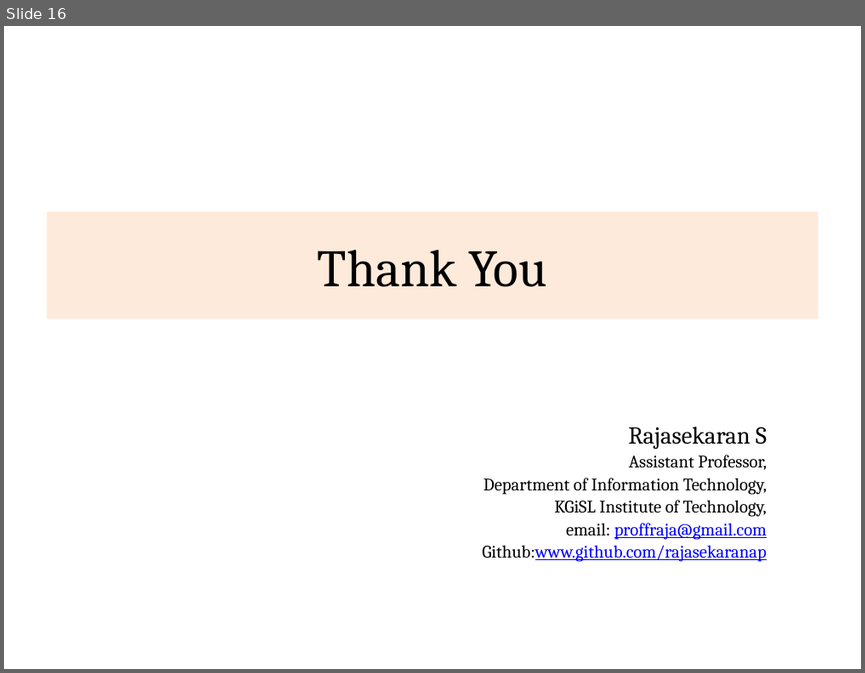
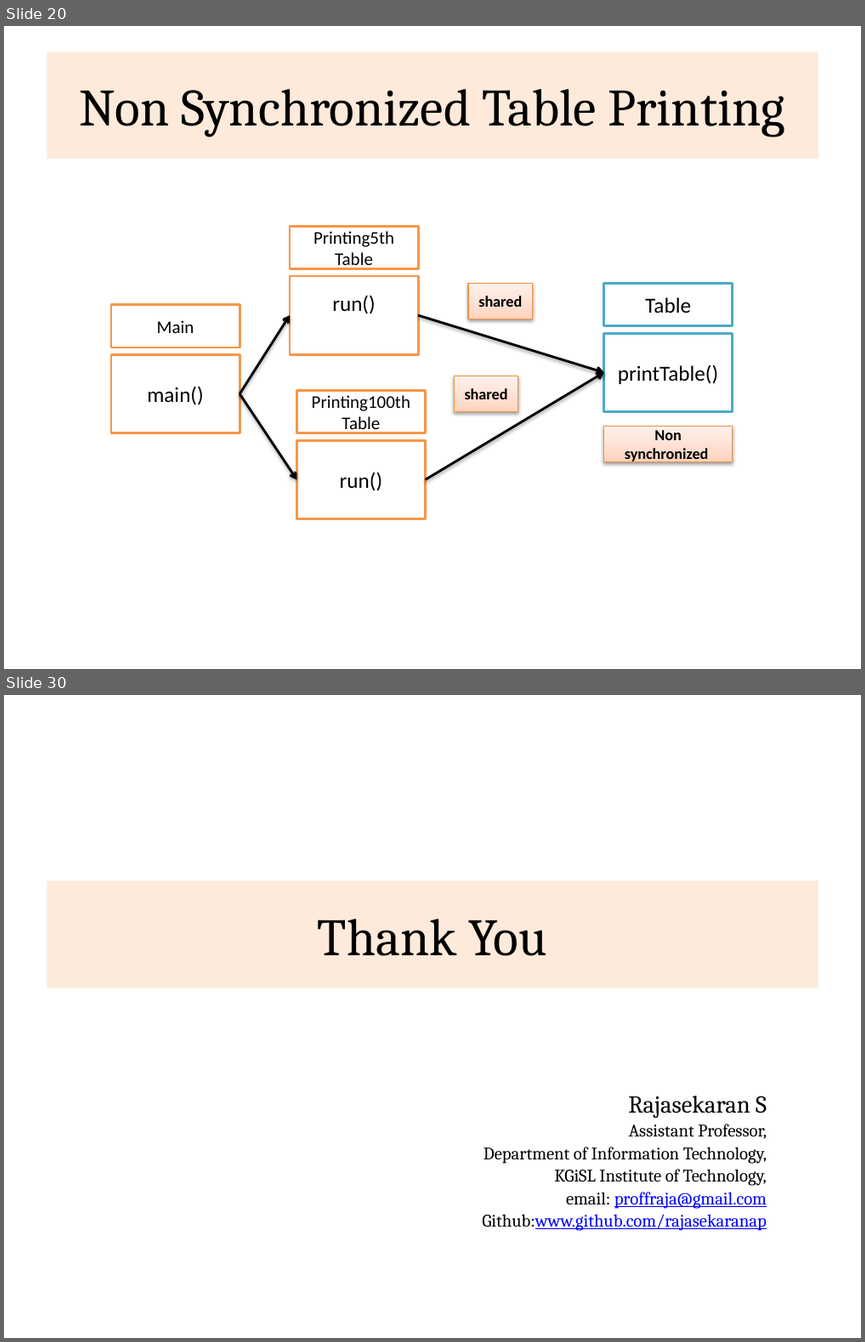
Before and after one commit to rajasekaran36/CS8392-OOPS, a slide deck: Slides/Unit 4/CS8392-U4-Multithreading.pptx. Shown one above the other, each under a label of ours: slide 16 before the commit, slides 20 and 30 after it; the slides between them are not shown. The pictures are 865x673 and 865x1342 pixels, drawn with LibreOffice and Linux fonts; fonts in the diff are those of the drawing. Boxes give left, top, right and bottom in pixels: in the first picture for what was removed or moved away, otherwise in the second. Text is boxed around its words. In the diff, an @@ line names an element or a change of style, - is before the commit and + after.

```diff
--- a/Slides/Unit 4/CS8392-U4-Multithreading.pptx
+++ b/Slides/Unit 4/CS8392-U4-Multithreading.pptx
@@ slide 20 added at bbox=[4, 26, 861, 669], background #FFFFFF @@
@@ title added at bbox=[46, 52, 818, 159], fill #FDEADA, 44 pt, text #000000 @@
+Non Synchronized Table Printing
@@ rectangle added at bbox=[290, 226, 418, 268], fill #FFFFFF, outline #F79646 2 pt, 15 pt, text #000000 @@
+Printing5th Table
@@ rectangle added at bbox=[290, 276, 418, 355], fill #FFFFFF, outline #F79646 2 pt, 18 pt, text #000000 @@
+run()
@@ rectangle added at bbox=[111, 305, 239, 347], fill #FFFFFF, outline #F79646 2 pt, 15 pt, text #000000 @@
+Main
@@ rectangle added at bbox=[468, 283, 533, 319], fill gradient #FFD2BD to #FFDED0 to #FFF2ED, outline #F69240 0.75 pt, 13 pt, text #000000, bold @@
+shared
@@ rectangle added at bbox=[604, 283, 732, 326], fill #FFFFFF, outline #4BACC6 2 pt, 18 pt, text #000000 @@
+Table
@@ arrow added from (239, 393) to (290, 316), #000000 2 pt @@
@@ arrow added from (418, 316) to (604, 372), #000000 2 pt @@
@@ rectangle added at bbox=[111, 354, 239, 433], fill #FFFFFF, outline #F79646 2 pt, 18 pt, text #000000 @@
+main()
@@ rectangle added at bbox=[604, 333, 732, 412], fill #FFFFFF, outline #4BACC6 2 pt, 18 pt, text #000000 @@
+printTable()
@@ arrow added from (426, 479) to (604, 372), #000000 2 pt @@
@@ rectangle added at bbox=[454, 375, 518, 412], fill gradient #FFD2BD to #FFDED0 to #FFF2ED, outline #F69240 0.75 pt, 13 pt, text #000000, bold @@
+shared
@@ arrow added from (239, 393) to (297, 479), #000000 2 pt @@
@@ rectangle added at bbox=[297, 390, 426, 433], fill #FFFFFF, outline #F79646 2 pt, 15 pt, text #000000 @@
+Printing100th Table
@@ rectangle added at bbox=[604, 426, 732, 462], fill gradient #FFD2BD to #FFDED0 to #FFF2ED, outline #F69240 0.75 pt, 13 pt, text #000000, bold @@
+Non synchronized
@@ rectangle added at bbox=[297, 440, 426, 519], fill #FFFFFF, outline #F79646 2 pt, 18 pt, text #000000 @@
+run()
@@ what was slide 16 is now slide 30 @@
```
Also in this commit, not shown: 13 other slides added, 29 other files.
